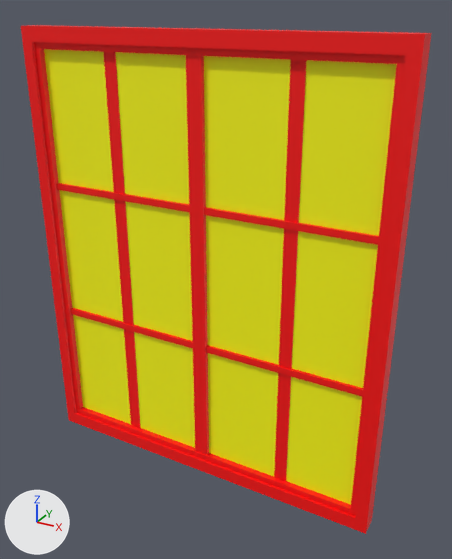
Two versions of the glTF model assets/windows/window_fixed_60x72.glb, one commit apart.
Rendered twice from a 50 mm lens placed at (1.18, 2.07, 2.2), pointed at (0.09, 4.05, 1.21). The lights are fixed; the arrows at lower left show +X, +Y and +Z. Where no turn or scale is listed for an object, it has been applied to the vertices. Vertices at the same position are counted once.

In view in the first picture: 'window_fixed_60x72'.
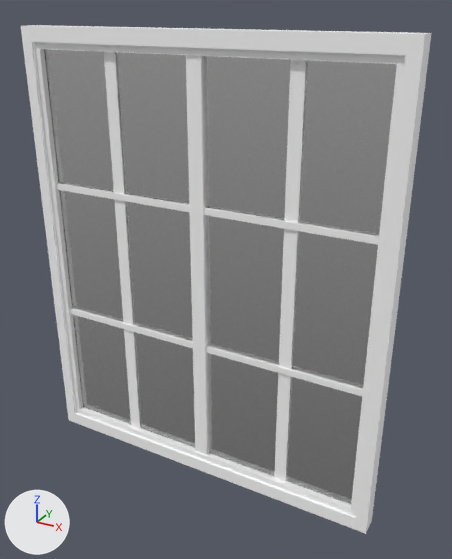
Boxes (x1, y1, x2, y2) around the edits, measured in the pictures (452 x 559 px):
part 1 of me_mesh_004, recoloured (red to white)
    both: (21, 25, 431, 534)
part 2 of me_mesh_004, recoloured (yellow to white)
    both: (44, 49, 397, 505)

Diff of the bpy script that builds the scene:
```diff
--- a/assets/windows/window_fixed_60x72.glb.py
+++ b/assets/windows/window_fixed_60x72.glb.py
@@ mat_glass_material @@
+mat_glass_material = principled_material('Glass_Material')
+mat_glass_material.base_color = (0.8, 0.8, 0.8)  # white #e7e7e7
+mat_glass_material.roughness = 0.1
+mat_glass_material.ior = 1.45
+mat_glass_material.transmission_weight = 1.0
@@ mat_frame_material @@
+mat_frame_material = principled_material('Frame_Material')
+mat_frame_material.base_color = (1.0, 1.0, 1.0)  # white #ffffff
@@ me_mesh_004 @@
 me_mesh_004.from_pydata(...)  # 80 vertices, 136 faces; spans x -0.76..0.76, y 3.96..4.04, z 0.3..2.13
 # used by ob_window_fixed_60x72; location = (0.0, 0.0, 0.0)
+# me_mesh_004 part 1: all 124 faces that had it switch from mat_window_primary_mat (red #ff0000) to mat_frame_material (white #ffffff)
+# me_mesh_004 part 2: all 12 faces that had it switch from mat_window_secondary_mat (yellow #ffff00) to mat_glass_material (white #e7e7e7)
```
